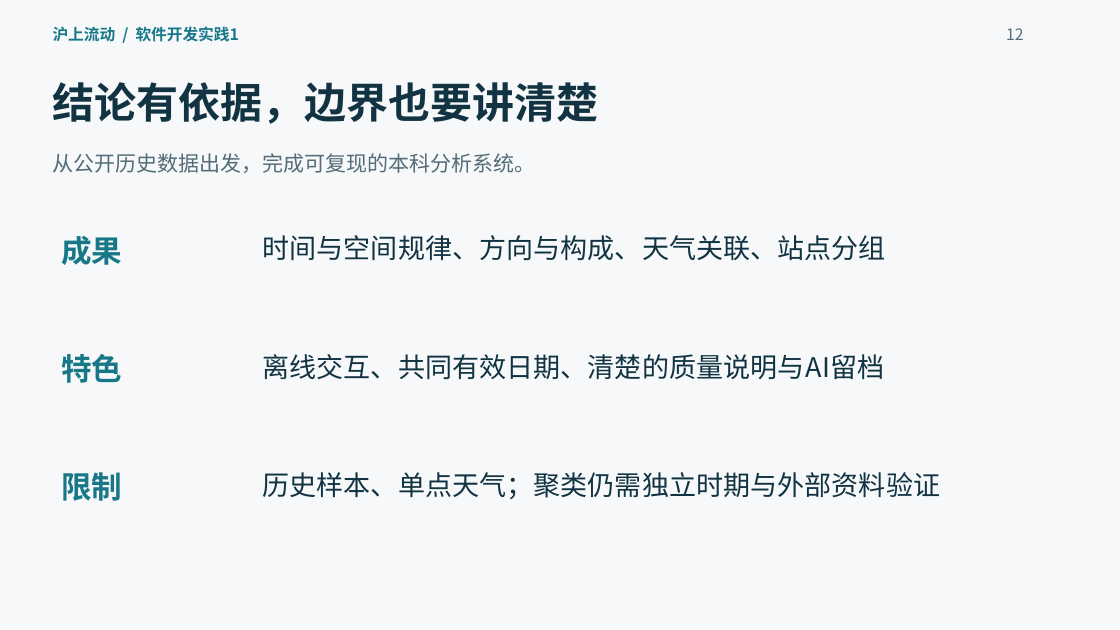
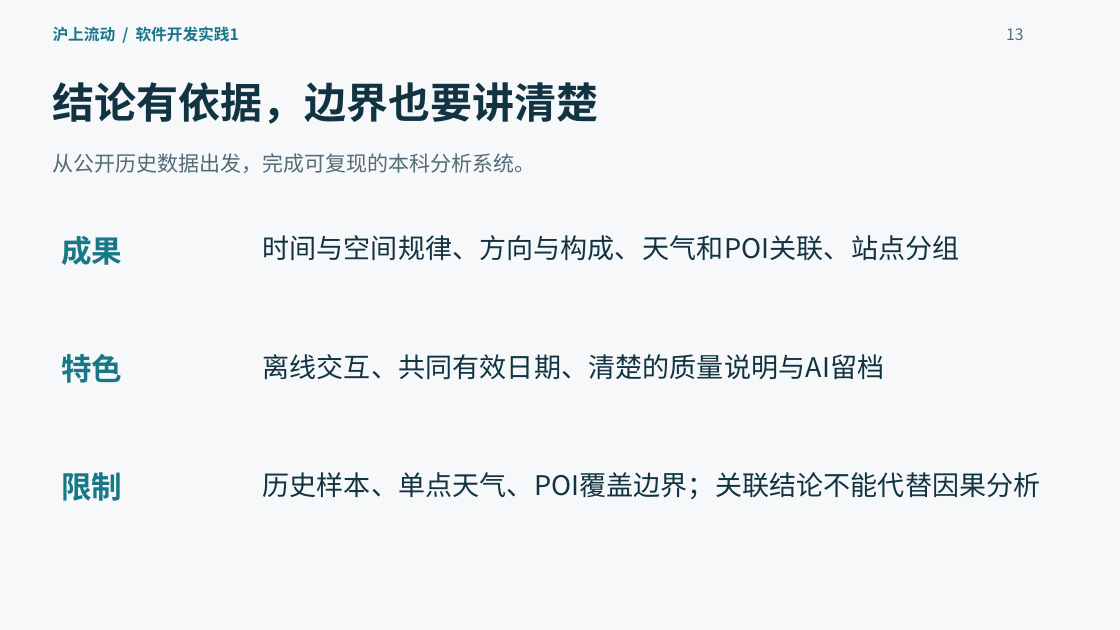
Before and after one commit to bult-0509/WA1, a slide deck: slide 13 of docs/deliverables/答辩PPT.pptx (slide 12 before the commit). Drawn at 1120x630 pixels with LibreOffice and Linux fonts; fonts in the diff are those of the drawing. Boxes give left, top, right and bottom in pixels: in the first picture for what was removed or moved away, otherwise in the second. Text is boxed around its words. In the diff, an @@ line names an element or a change of style, - is before the commit and + after.

```diff
--- a/docs/deliverables/答辩PPT.pptx
+++ b/docs/deliverables/答辩PPT.pptx
@@ text at <box>1006,28,1023,40</box>: text changed @@
-12
+13
@@ text at <box>263,235,960,260</box>: text changed @@
-时间与空间规律、方向与构成、天气关联、站点分组
+时间与空间规律、方向与构成、天气和POI关联、站点分组
@@ text at <box>263,472,1041,499</box>: text changed @@
-历史样本、单点天气；聚类仍需独立时期与外部资料验证
+历史样本、单点天气、POI覆盖边界；关联结论不能代替因果分析
```
Also in this commit, not shown: 5 other slides changed, 1 slide added, 25 other files.
